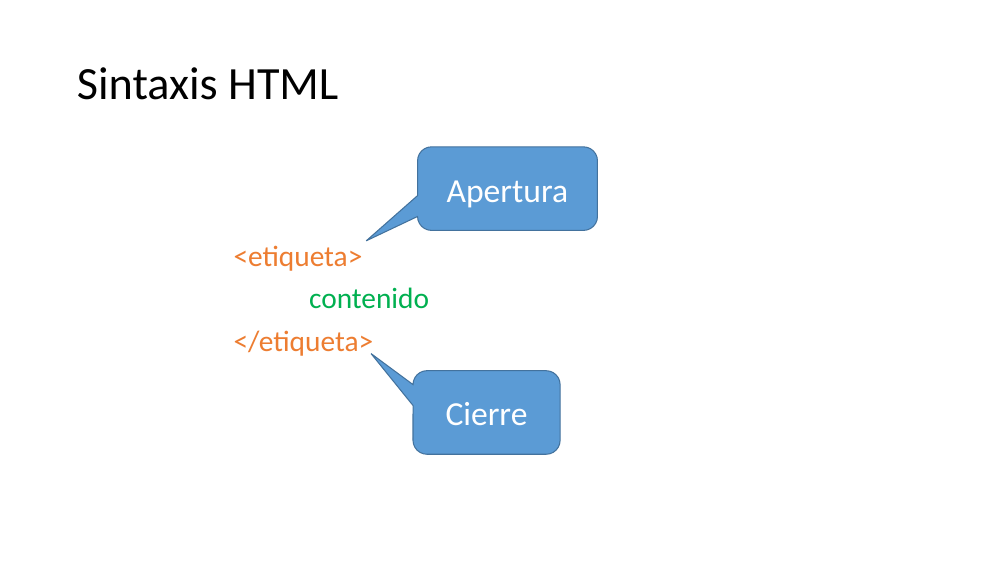
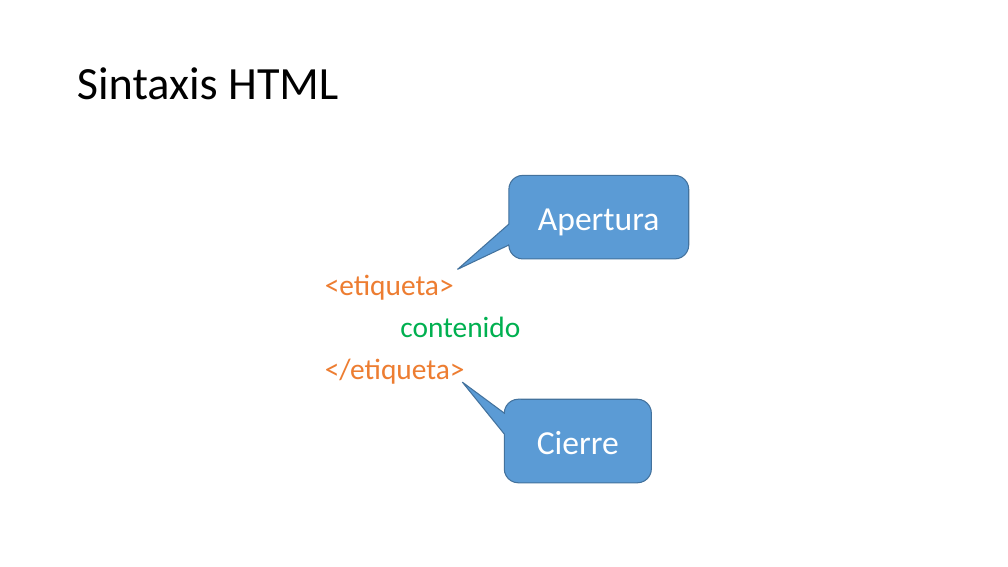
Before and after one commit to Nuevas-Tecnologias-FIUBA/Clase-HTML-CSS, a slide deck: slide 8 of Slides/Clase.pptx (slide 6 before the commit). Drawn at 1008x567 pixels with LibreOffice and Linux fonts; fonts in the diff are those of the drawing. Boxes give left, top, right and bottom in pixels: in the first picture for what was removed or moved away, otherwise in the second. Text is boxed around its words. In the diff, an @@ line names an element or a change of style, - is before the commit and + after.

Commit message:
# Agregado mas contenido, falta armar algunas secciones y depurar

```diff
--- a/Slides/Clase.pptx
+++ b/Slides/Clase.pptx
@@ 2 rounded speech boxes, 1 text: place and size @@
-2 rounded speech boxes, 1 text at [234, 147, 597, 454]
+2 rounded speech boxes, 1 text at [325, 175, 689, 482]
```
Also in this commit, not shown: 6 other slides changed, 11 slides added, 1 slide removed.
